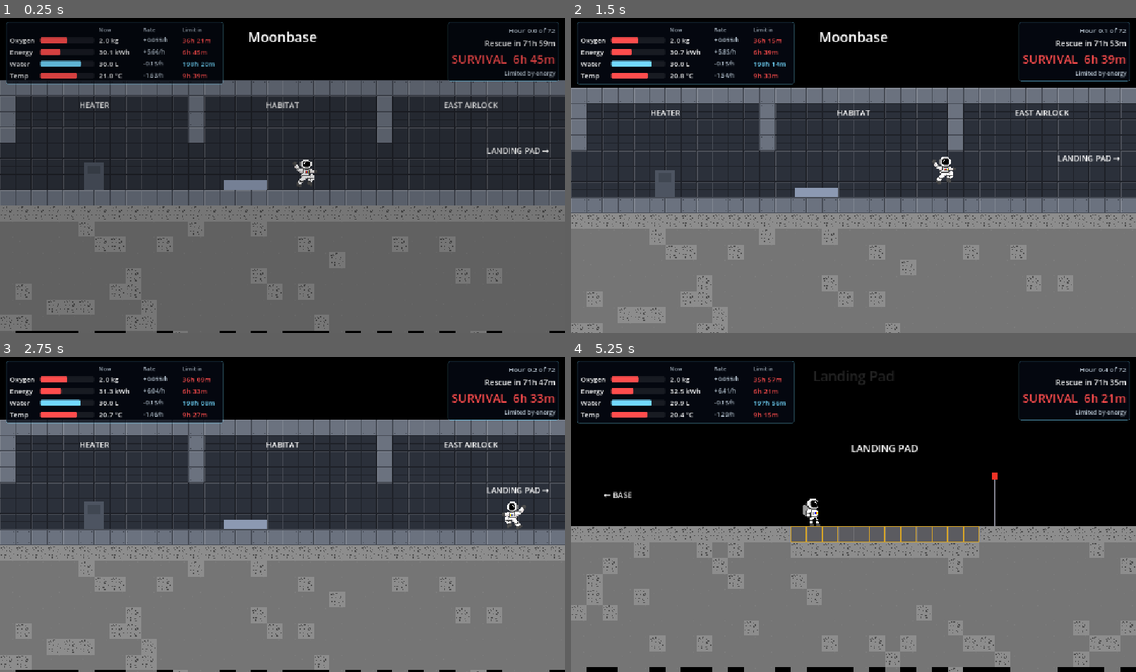
Above: before the commit, frames 1-4 (two rows, left to right).
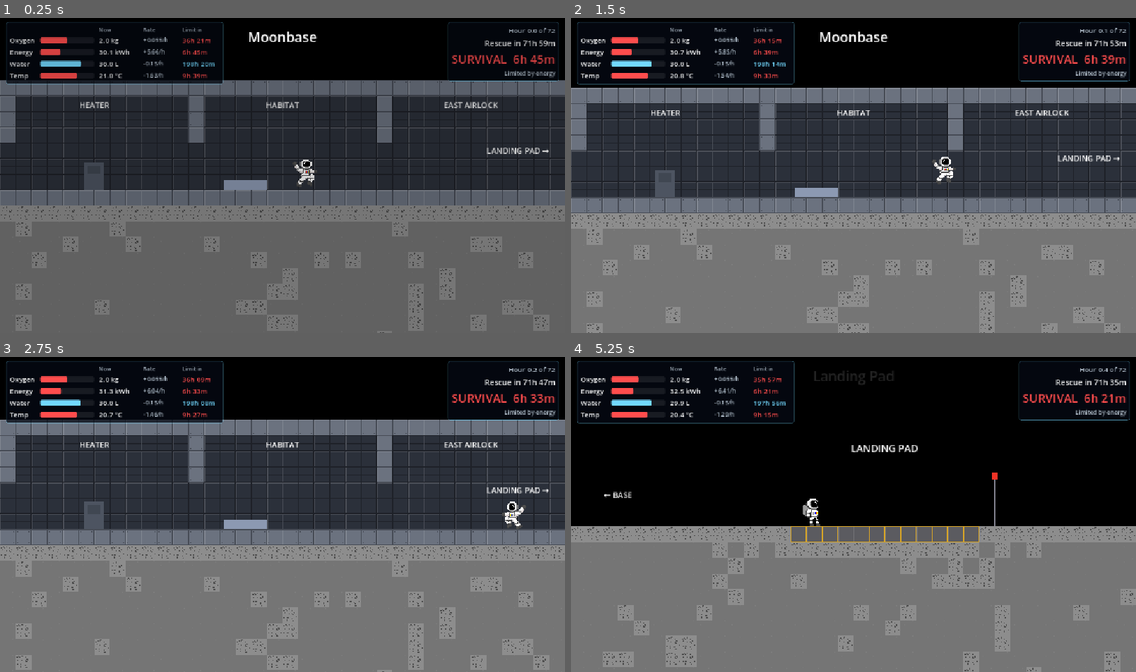
Above: after the commit, the same moments.

Repository: kushmdesai/72-Hours
Game: Godot game, scene res://scenes/main.tscn
The game is run twice, just before and just after one commit, with the same random seed, the same clock (stepped at 60 frames per second) and the same inputs.
Inputs:
- Up to frame 1 (0.25 s): no input
- Up to frame 2 (1.5 s): hold E (interact) 0.53-1.28 s; hold D (move_right) from 0.53 s (still down); tap W (jump) at 0.77 s; tap E (interact) at 1.35 s
- Up to frame 3 (2.75 s): tap W (jump) at 1.52 s; release D (move_right) at 2.03 s; hold A (move_left) from 2.03 s (still down); hold E (interact) from 2.03 s (still down)
- Up to frame 4 (5.25 s): release A (move_left) at 2.78 s; release E (interact) at 2.78 s; hold D (move_right) 2.78-4.28 s; tap E (interact) at 2.85, 4.35 s; tap W (jump) at 3.02, 3.77, 4.52 s; hold E (interact) 3.53-4.28 s; hold A (move_left) 4.28-5.03 s; hold D (move_right) from 5.03 s (still down); hold E (interact) from 5.03 s (still down)

The runs differ from the first frame. In frame 1, 1.0% of the frame differs, in the area x 0-100%, y 64-100%; in frame 2, 0.6%; in frame 3, 1.0%; in frame 4, 1.6%, in the area x 0-100%, y 59-100%.

Commit message:
Reshuffle the moon ground tiles every time the game starts
Each Location re-rolls which moon tile its ground cells use when it
loads, seeded once per run so an area stays the same while you walk
back and forth but looks different next play. The ground shape and
collision are unchanged. If the Bottom-Layer tile isn't in the
tileset, those cells fall back to plain gray instead of becoming holes.

Co-Authored-By: Claude Opus 5.5 (1M context) <noreply@anthropic.com>

Diff:
--- a/scripts/location.gd
+++ b/scripts/location.gd
@@ -23,3 +23,50 @@
 
 func depth_px() -> float:
 	return depth_m * PIXELS_PER_METER
+
+
+## Ground tiles in moon_tileset.tres that get reshuffled every play.
+const GROUND_SURFACE := 2 # cratered "mineral" tile
+const GROUND_FILL := 3 # plain moon gray
+const GROUND_BOTTOM := 4 # Bottom-Layer
+const GROUND_SOURCES := [GROUND_SURFACE, GROUND_FILL, GROUND_BOTTOM]
+
+## Picked once per run, so an area looks the same each time you come back to it
+## during one play but gets a fresh pattern the next time the game starts.
+static var _run_seed: int = randi()
+
+
+func _ready() -> void:
+	_regenerate_ground()
+
+
+## Re-rolls which moon tile each ground cell uses. The shape of the ground and
+## its collision stay exactly as painted in the scene; only the look changes.
+func _regenerate_ground() -> void:
+	var terrain := get_node_or_null("Terrain") as TileMapLayer
+	if terrain == null:
+		return
+
+	var ground: Array[Vector2i] = []
+	var surface_y := {}
+	var lowest_y: int = -(1 << 30)
+	for cell in terrain.get_used_cells():
+		if terrain.get_cell_source_id(cell) in GROUND_SOURCES:
+			ground.append(cell)
+			surface_y[cell.x] = mini(surface_y.get(cell.x, cell.y), cell.y)
+			lowest_y = maxi(lowest_y, cell.y)
+
+	# Skip the bottom tile if it has been taken out of the tileset, so those
+	# cells fall back to plain gray instead of turning into holes.
+	var use_bottom := terrain.tile_set.has_source(GROUND_BOTTOM)
+	var rng := RandomNumberGenerator.new()
+	rng.seed = hash([_run_seed, scene_file_path])
+	for cell in ground:
+		var source := GROUND_FILL
+		if cell.y == surface_y[cell.x]:
+			source = GROUND_SURFACE
+		elif use_bottom and cell.y > lowest_y - 3 and rng.randf() < 0.5:
+			source = GROUND_BOTTOM
+		elif rng.randf() < 0.125:
+			source = GROUND_SURFACE
+		terrain.set_cell(cell, source, Vector2i.ZERO)
